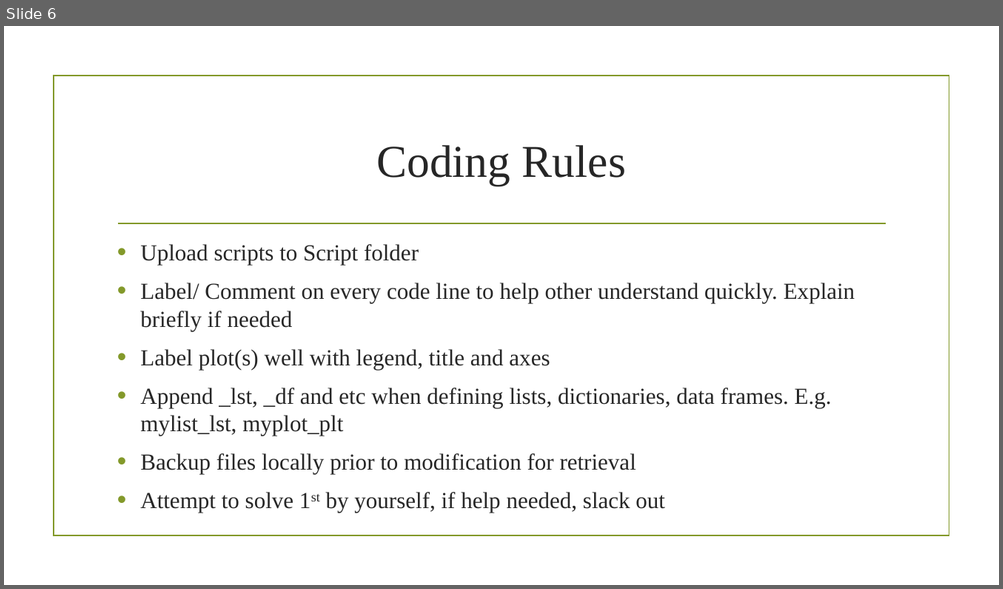
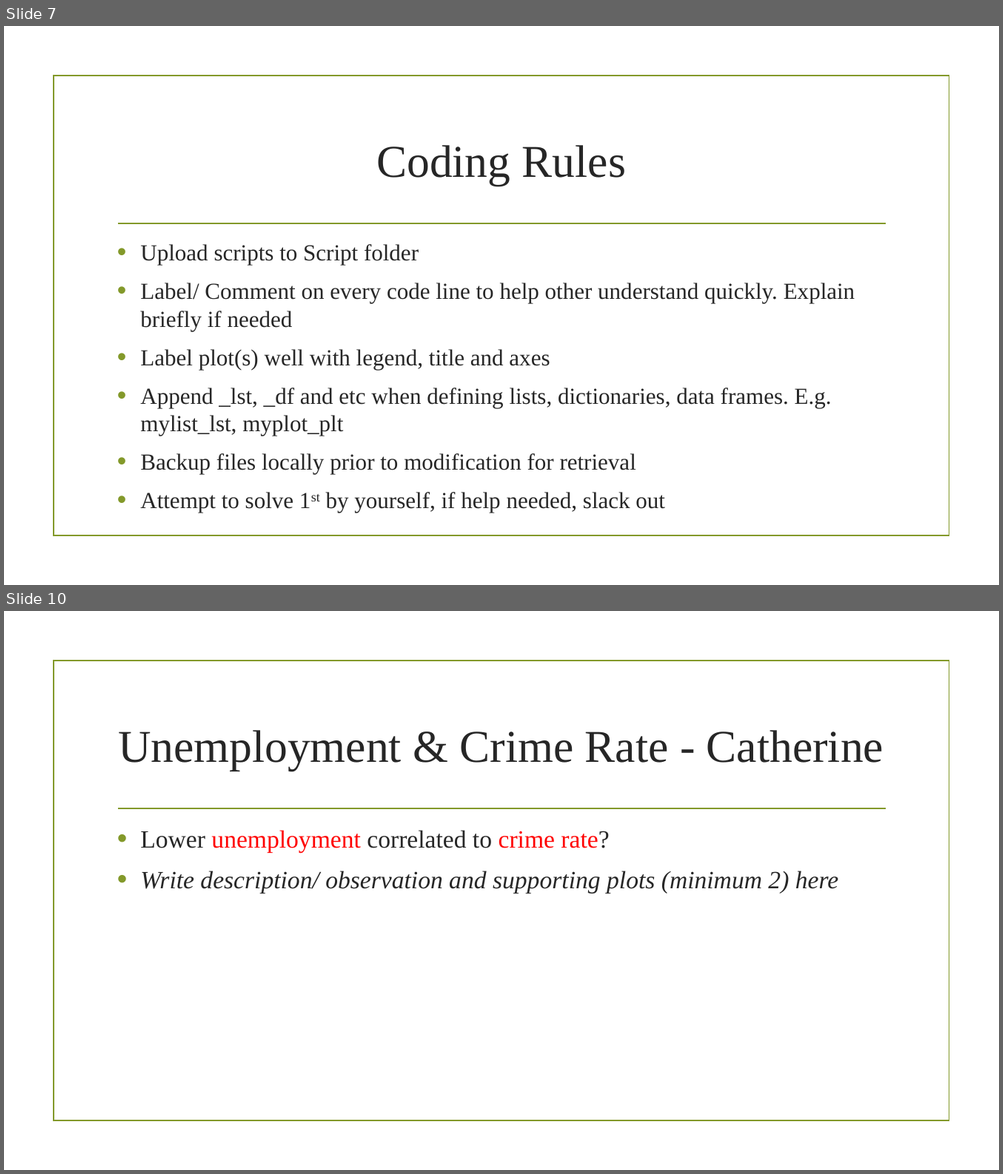
Before and after one commit to prakashbalasubramaniam/The_Incredible_Quad, a slide deck: Working_Presentation.pptx. Shown one above the other, each under a label of ours: slide 6 before the commit, slides 7 and 10 after it; the slides between them are not shown. The pictures are 1003x589 and 1003x1174 pixels, drawn with LibreOffice and Linux fonts; fonts in the diff are those of the drawing; background and template pictures are left out. Boxes give left, top, right and bottom in pixels: in the first picture for what was removed or moved away, otherwise in the second. Text is boxed around its words. In the diff, an @@ line names an element or a change of style, - is before the commit and + after.

```diff
--- a/Working_Presentation.pptx
+++ b/Working_Presentation.pptx
@@ slide 10 added at [4,611,999,1170], background picture (left out); not listed: 2 template elements that a slide beside it also shows @@
@@ title added at [118,730,883,771], 44 pt, text #262626 @@
+Unemployment & Crime Rate - Catherine
@@ text added at [140,830,838,894], 24 pt, text #262626, italic @@
+• Lower unemployment correlated to crime rate?
+• Write description/ observation and supporting plots (minimum 2) here
@@ what was slide 6 is now slide 7 @@
```
Also in this commit, not shown: 5 slides changed, 4 other slides added, 1 slide removed, 4 other files.
